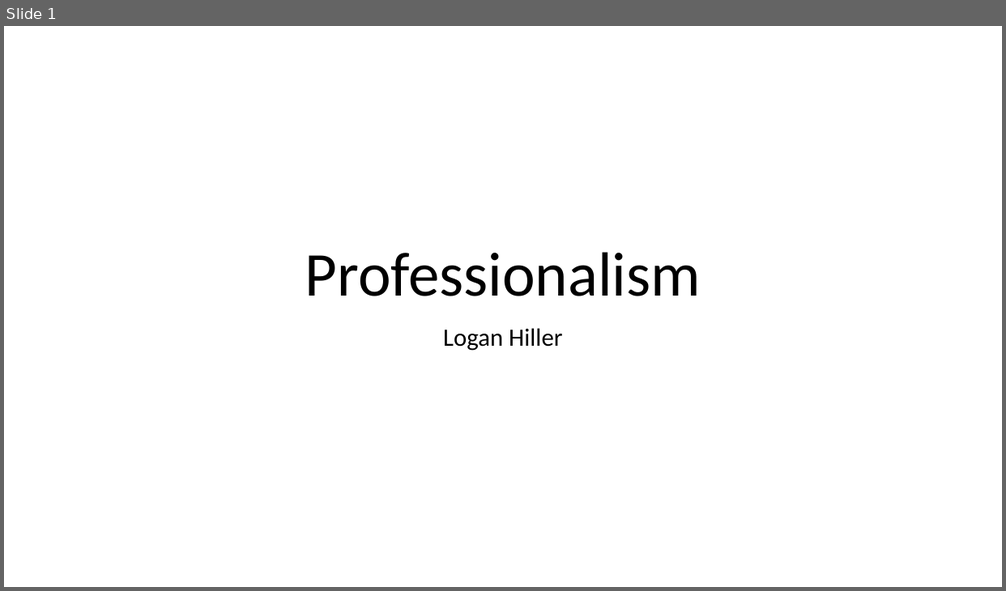
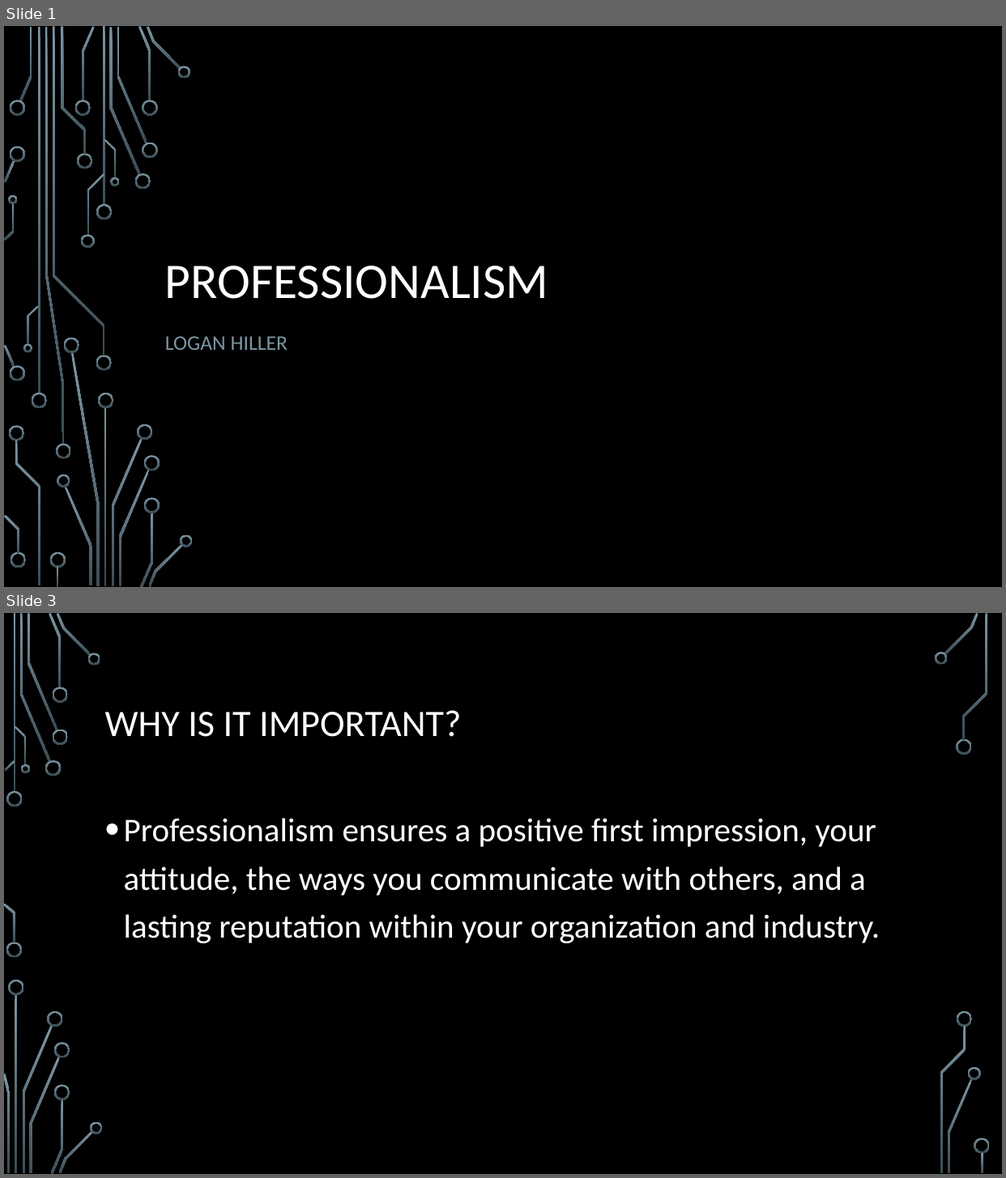
Before and after one commit to Logan2023658/docpacs2122, a slide deck: docpac_mar18/Logan Hiller/Presentation.pptx. Shown one above the other, each under a label of ours: slide 1 before the commit, slides 1 and 3 after it; the slides between them are not shown. The pictures are 1006x591 and 1006x1178 pixels, drawn with LibreOffice and Linux fonts; fonts in the diff are those of the drawing; background and template pictures are left out. Boxes give left, top, right and bottom in pixels: in the first picture for what was removed or moved away, otherwise in the second. Text is boxed around its words. In the diff, an @@ line names an element or a change of style, - is before the commit and + after.

```diff
--- a/docpac_mar18/Logan Hiller/Presentation.pptx
+++ b/docpac_mar18/Logan Hiller/Presentation.pptx
@@ slide 3 added at (4,613,1002,1174), background picture (left out) @@
@@ title added at (105,710,461,737), 36 pt, text #FFFFFF @@
+WHY IS IT IMPORTANT?
@@ text added at (124,818,880,943), 32 pt, text #FFFFFF @@
+• Professionalism ensures a positive first impression, your attitude, the ways you communicate with others, and a lasting reputation within your organization and industry.
@@ group added at (4,613,990,1174): 33 freeform shapes, 3 rectangles @@
@@ slide 1 changed as well @@
@@ background #FFFFFF to picture (left out) @@
@@ title at (165,266,548,299): text changed; size 60 to 48 pt; text colour #000000 to #FFFFFF @@
-Professionalism
+PROFESSIONALISM
@@ subtitle at (165,336,288,350): text changed; size 24 to 20 pt; text colour #000000 to #7C96A3 @@
-Logan Hiller
+LOGAN HILLER
@@ group added at (4,26,193,587): 50 freeform shapes, 4 rectangles @@
```
Also in this commit, not shown: 1 other slide added, 1 slide removed.
